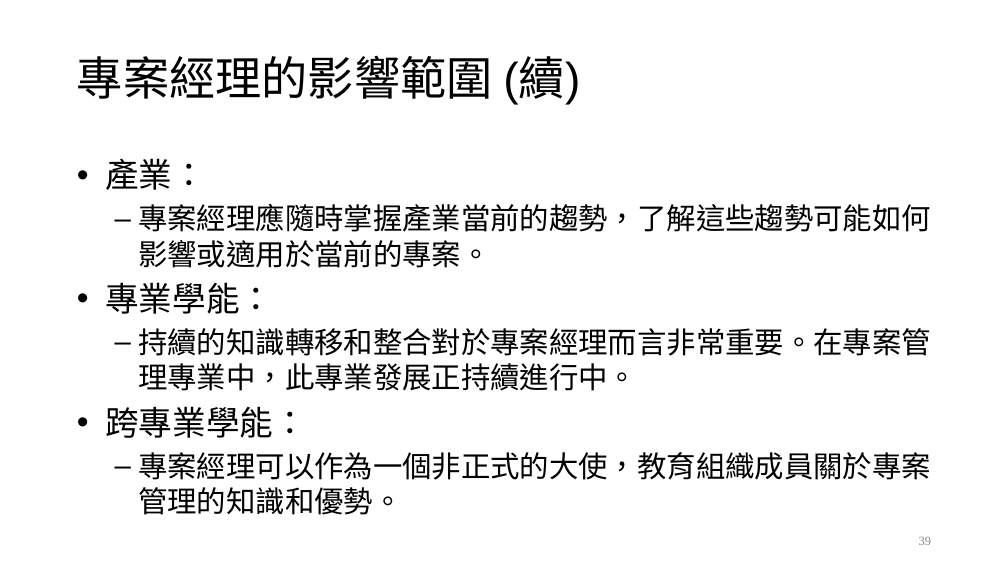
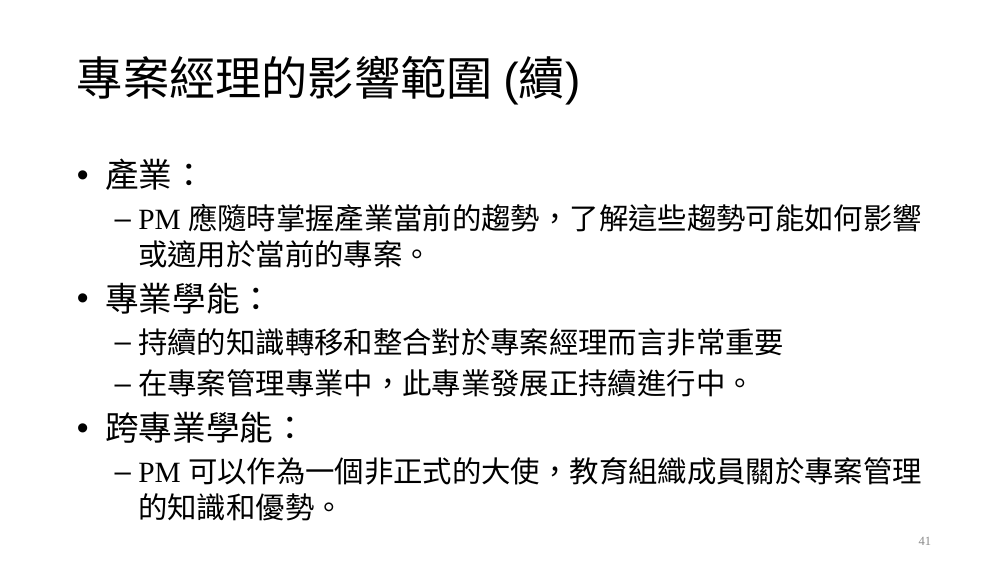
Before and after one commit to ywdeng/uscojywdeng, a slide deck: slide 41 of src/assets/1091/ProjectManagement/CH02/02.pptx (slide 39 before the commit). Drawn at 1008x567 pixels with LibreOffice and Linux fonts; fonts in the diff are those of the drawing. Boxes give left, top, right and bottom in pixels: in the first picture for what was removed or moved away, otherwise in the second. Text is boxed around its words. In the diff, an @@ line names an element or a change of style, - is before the commit and + after.

```diff
--- a/src/assets/1091/ProjectManagement/CH02/02.pptx
+++ b/src/assets/1091/ProjectManagement/CH02/02.pptx
@@ text at [138,204,922,268]: text changed @@
-  – 專案經理應隨時掌握產業當前的趨勢，了解這些趨勢可能如何影響或適用於當前的專案。
+  – PM 應隨時掌握產業當前的趨勢，了解這些趨勢可能如何影響或適用於當前的專案。
@@ text at [138,328,784,397]: text changed @@
-  – 持續的知識轉移和整合對於專案經理而言非常重要。在專案管理專業中，此專業發展正持續進行中。
+  – 持續的知識轉移和整合對於專案經理而言非常重要
+  – 在專案管理專業中，此專業發展正持續進行中。
@@ text at [138,457,922,521]: text changed @@
-  – 專案經理可以作為一個非正式的大使，教育組織成員關於專案管理的知識和優勢。
+  – PM 可以作為一個非正式的大使，教育組織成員關於專案管理的知識和優勢。
@@ page number at [919,537,932,545]: text changed @@
-39
+41
```
Also in this commit, not shown: 12 other slides changed, 7 slides added, 2 slides removed, 3 other files.
